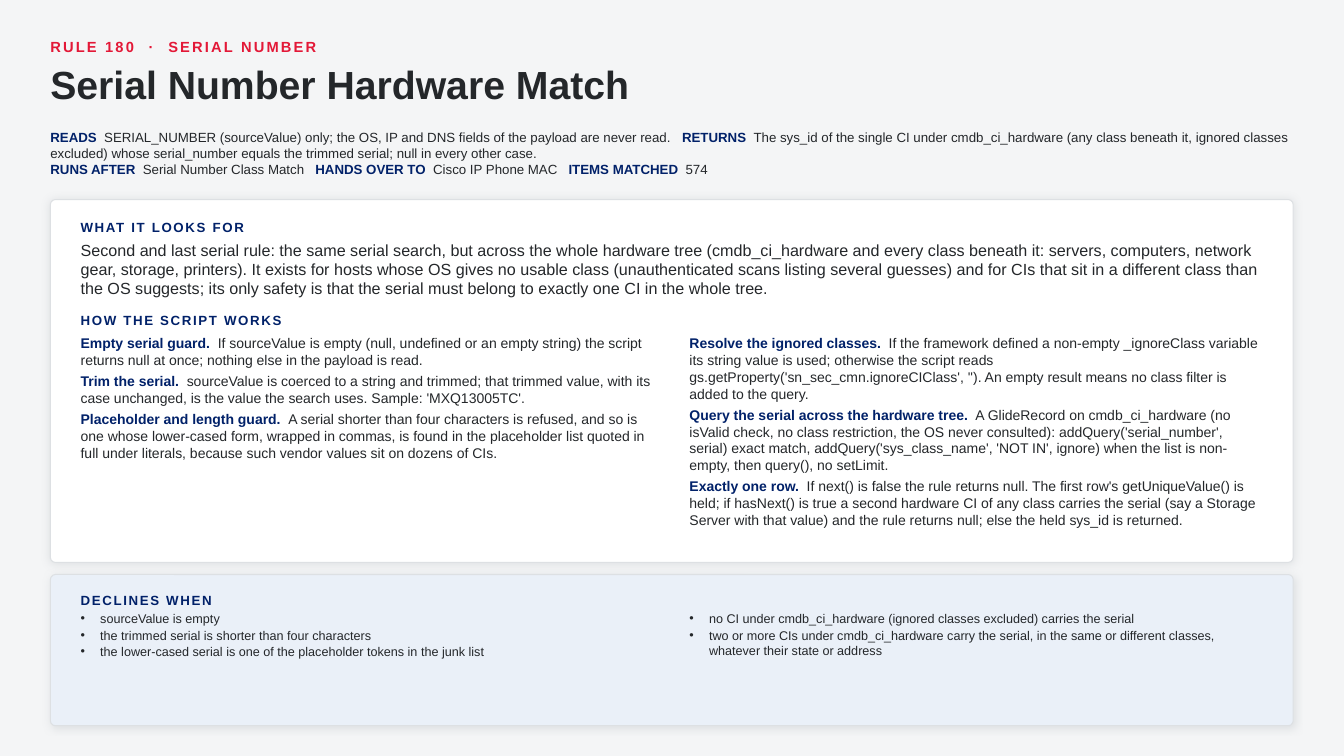
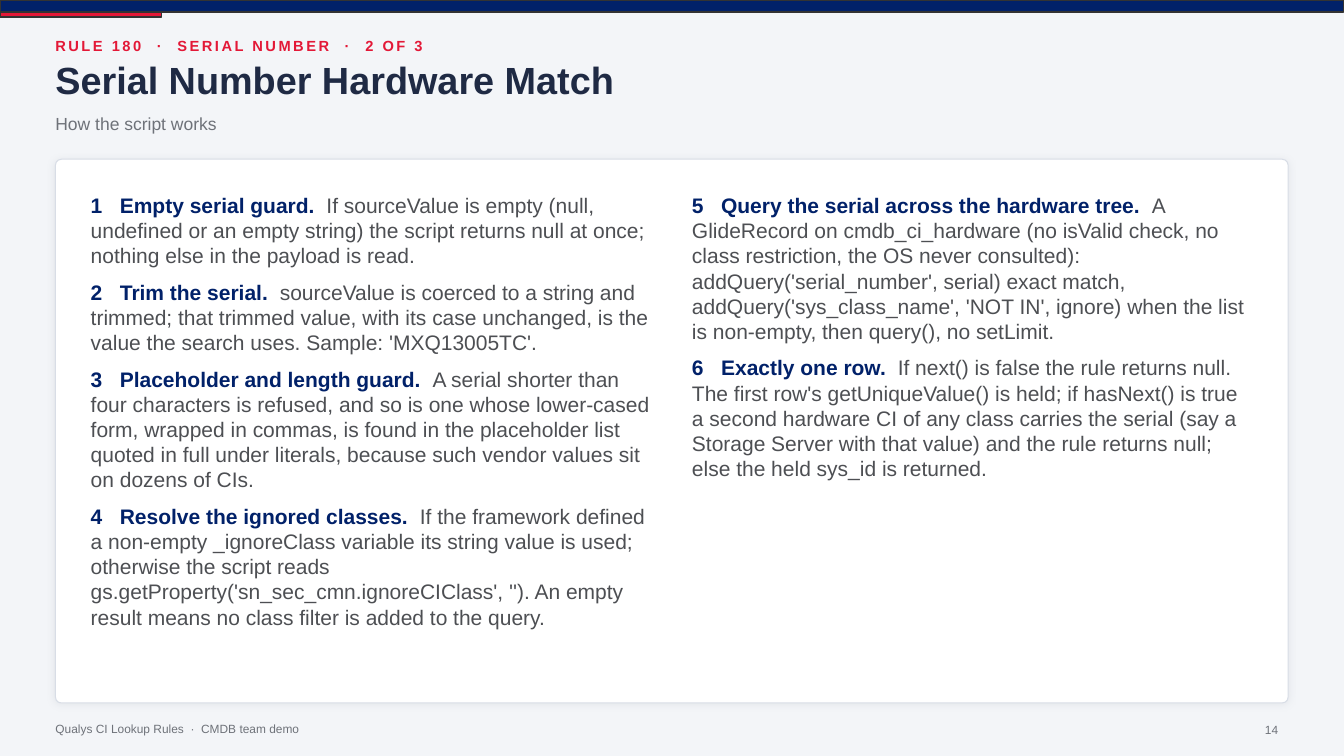
Before and after one commit to singhmihir/py, a slide deck: slide 14 of stories/qualys-ci-lookup-rules/Qualys CI Lookup Rules - CMDB Team Demo.pptx (slide 9 before the commit). Drawn at 1344x756 pixels with LibreOffice and Linux fonts; fonts in the diff are those of the drawing. Boxes give left, top, right and bottom in pixels: in the first picture for what was removed or moved away, otherwise in the second. Text is boxed around its words. In the diff, an @@ line names an element or a change of style, - is before the commit and + after.

```diff
--- a/stories/qualys-ci-lookup-rules/Qualys CI Lookup Rules - CMDB Team Demo.pptx
+++ b/stories/qualys-ci-lookup-rules/Qualys CI Lookup Rules - CMDB Team Demo.pptx
@@ background #F4F5F6 to #F3F5F8 @@
@@ rectangle added at [0,0,1344,12], fill #012169, outline #333333 1 pt @@
@@ rectangle added at [0,12,161,17], fill #E31837, outline #333333 1 pt @@
@@ text "Serial Number Hardware Match" at [55,66,614,95]: size 28 to 27 pt, text colour #24272A to #1F2A44 @@
@@ text at [55,40,422,51]: text changed @@
-RULE 180 · SERIAL NUMBER
+RULE 180 · SERIAL NUMBER · 2 OF 3
@@ text at [55,117,217,134]: text changed; size 9.5 to 12.5 pt; text colour #012169 to #6E7279; bold off @@
-HOW THE SCRIPT WORKS
+How the script works
@@ text "How the script works" at [55,117,217,134]: vertical alignment middle to top @@
@@ text removed at [50,132,1288,174] @@
-READS SERIAL_NUMBER (sourceValue) only; the OS, IP and DNS fields of the payload are never read. RETURNS The sys_id of the single CI under cmdb_ci_hardware (any class beneath it, ignored classes excluded) whose serial_number equals the trimmed serial; null in every other case.
-RUNS AFTER Serial Number Class Match HANDS OVER TO Cisco IP Phone MAC ITEMS MATCHED 574
@@ rounded rectangle: place and size @@
-rounded rectangle at [50,200,1294,563]
+rounded rectangle at [55,159,1289,703]
@@ rounded rectangle at [55,159,1289,703]: outline #DDE0E3 0.75 pt to #D8DDE6 0.75 pt; shadow changed; proportions changed @@
@@ text at [91,197,649,629]: text changed; size 10 to 15 pt; text colour #24272A to #4D4F53 @@
-• Empty serial guard. If sourceValue is empty (null, undefined or an empty string) the script returns null at once; nothing else in the payload is read.
-• Trim the serial. sourceValue is coerced to a string and trimmed; that trimmed value, with its case unchanged, is the value the search uses. Sample: 'MXQ13005TC'.
-• Placeholder and length guard. A serial shorter than four characters is refused, and so is one whose lower-cased form, wrapped in commas, is found in the placeholder list quoted in full under literals, because such vendor values sit on dozens of CIs.
+1 Empty serial guard. If sourceValue is empty (null, undefined or an empty string) the script returns null at once; nothing else in the payload is read.
+2 Trim the serial. sourceValue is coerced to a string and trimmed; that trimmed value, with its case unchanged, is the value the search uses. Sample: 'MXQ13005TC'.
+3 Placeholder and length guard. A serial shorter than four characters is refused, and so is one whose lower-cased form, wrapped in commas, is found in the placeholder list quoted in full under literals, because such vendor values sit on dozens of CIs.
+4 Resolve the ignored classes. If the framework defined a non-empty _ignoreClass variable its string value is used; otherwise the script reads gs.getProperty('sn_sec_cmn.ignoreCIClass', ''). An empty result means no class filter is added to the query.
@@ text at [692,197,1244,481]: text changed; size 10 to 15 pt; text colour #24272A to #4D4F53 @@
-• Resolve the ignored classes. If the framework defined a non-empty _ignoreClass variable its string value is used; otherwise the script reads gs.getProperty('sn_sec_cmn.ignoreCIClass', ''). An empty result means no class filter is added to the query.
-• Query the serial across the hardware tree. A GlideRecord on cmdb_ci_hardware (no isValid check, no class restriction, the OS never consulted): addQuery('serial_number', serial) exact match, addQuery('sys_class_name', 'NOT IN', ignore) when the list is non-empty, then query(), no setLimit.
-• Exactly one row. If next() is false the rule returns null. The first row's getUniqueValue() is held; if hasNext() is true a second hardware CI of any class carries the serial (say a Storage Server with that value) and the rule returns null; else the held sys_id is returned.
+5 Query the serial across the hardware tree. A GlideRecord on cmdb_ci_hardware (no isValid check, no class restriction, the OS never consulted): addQuery('serial_number', serial) exact match, addQuery('sys_class_name', 'NOT IN', ignore) when the list is non-empty, then query(), no setLimit.
+6 Exactly one row. If next() is false the rule returns null. The first row's getUniqueValue() is held; if hasNext() is true a second hardware CI of any class carries the serial (say a Storage Server with that value) and the rule returns null; else the held sys_id is returned.
@@ text removed at [81,214,1291,240] @@
-WHAT IT LOOKS FOR
@@ text removed at [81,244,1257,298] @@
-Second and last serial rule: the same serial search, but across the whole hardware tree (cmdb_ci_hardware and every class beneath it: servers, computers, network gear, storage, printers). It exists for hosts whose OS gives no usable class (unauthenticated scans listing several guesses) and for CIs that sit in a different class than the OS suggests; its only safety is that the serial must belong to exactly one CI in the whole tree.
@@ rounded rectangle removed at [50,575,1294,726] @@
@@ text removed at [81,595,212,605] @@
-DECLINES WHEN
@@ text removed at [100,614,484,659] @@
-• sourceValue is empty
-• the trimmed serial is shorter than four characters
-• the lower-cased serial is one of the placeholder tokens in the junk list
@@ text removed at [709,614,1215,655] @@
-• no CI under cmdb_ci_hardware (ignored classes excluded) carries the serial
-• two or more CIs under cmdb_ci_hardware carry the serial, in the same or different classes, whatever their state or address
@@ text added at [55,724,299,736], 8.5 pt, text #6E7279 @@
+Qualys CI Lookup Rules · CMDB team demo
@@ page number added at [1265,726,1278,734], 8.5 pt, text #6E7279 @@
+14
```
Also in this commit, not shown: 85 other slides changed, 48 slides added, 3 other files.
